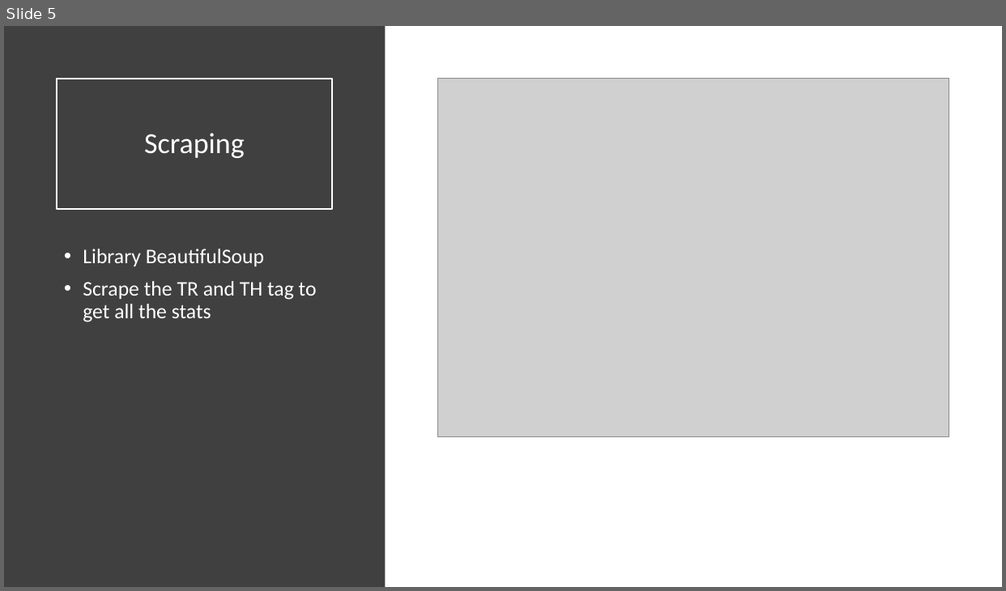
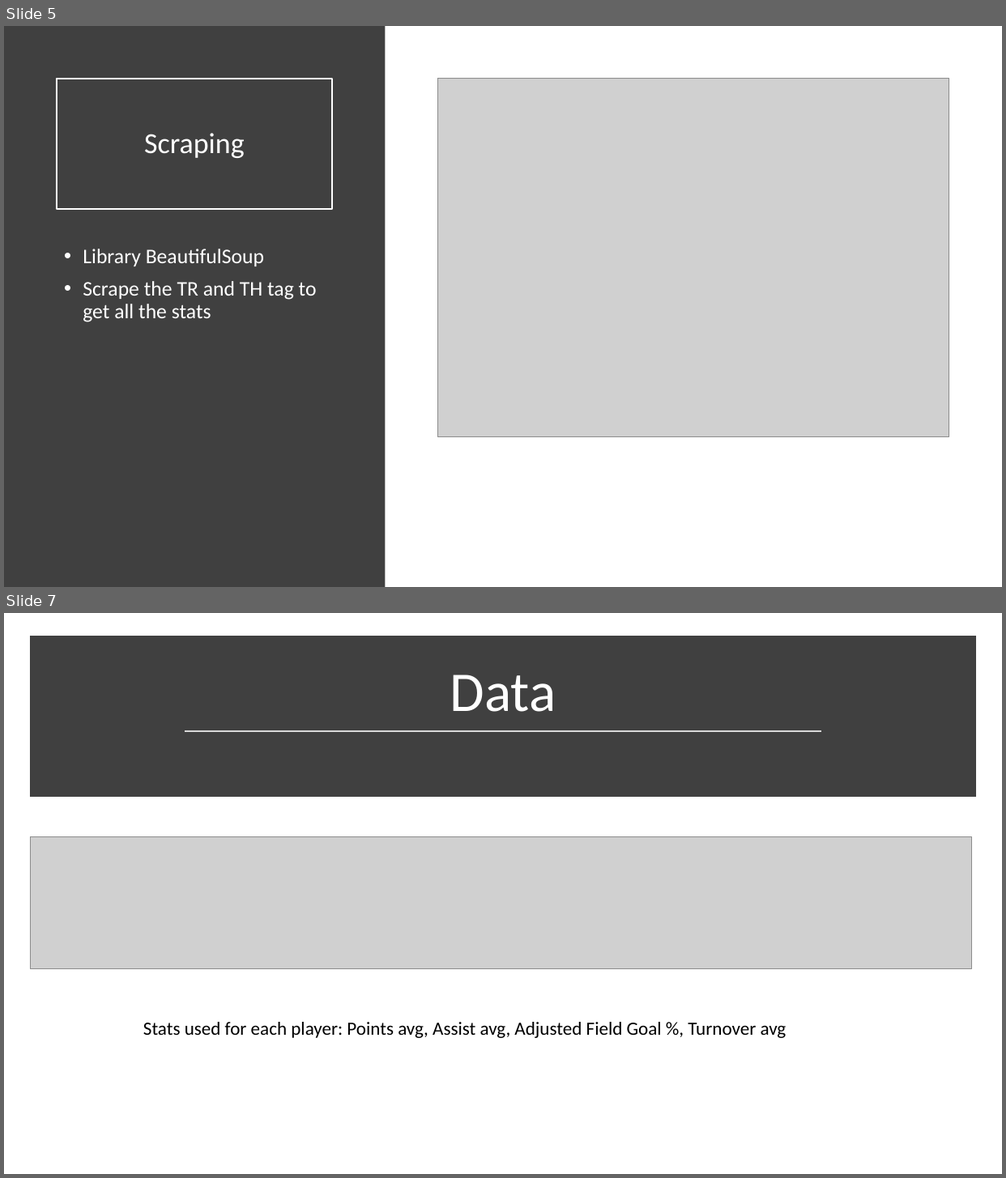
Before and after one commit to ab116893/it630_final_project, a slide deck: NBA Stat Anaylsis.pptx. Shown one above the other, each under a label of ours: slide 5 before the commit, slides 5 and 7 after it; the slides between them are not shown. The pictures are 1006x591 and 1006x1178 pixels, drawn with LibreOffice and Linux fonts; fonts in the diff are those of the drawing; grey boxes stand for pictures. Boxes give left, top, right and bottom in pixels: in the first picture for what was removed or moved away, otherwise in the second. Text is boxed around its words. In the diff, an @@ line names an element or a change of style, - is before the commit and + after.

Commit message:
Final Power Point

```diff
--- a/NBA Stat Anaylsis.pptx
+++ b/NBA Stat Anaylsis.pptx
@@ slide 7 added at (4, 613, 1002, 1174), background #FFFFFF @@
@@ rectangle added at (35, 641, 971, 793), fill #404040, outline #404040 10 pt @@
@@ title added at (450, 675, 556, 712), 54 pt, text #FFFFFF @@
+Data
@@ line added from (185, 731) to (821, 731), #D9D9D9 1.75 pt @@
@@ picture added at (30, 837, 971, 969) @@
@@ text added at (143, 1022, 786, 1038), 18 pt, text #000000 @@
+Stats used for each player: Points avg, Assist avg, Adjusted Field Goal %, Turnover avg
```
Also in this commit, not shown: 4 slides changed, 2 other slides added, 1 slide removed, 1 other file.
